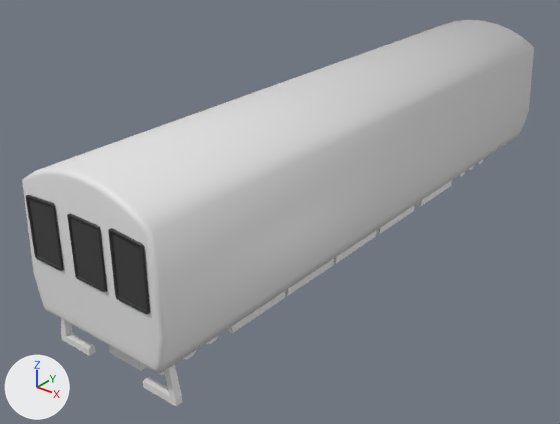
The FBX model SourceAssets/Environments/Subway/Train/RedLineTrain_1.fbx, before and after one commit.
Before and after are seen from a camera (50 mm lens) standing at (11.38, -16.5, 10.6) and looking at (-0.8, -1.28, 1.16). The axes (+X, +Y, +Z) are drawn at lower left. The lights are the same throughout. The older version comes first.
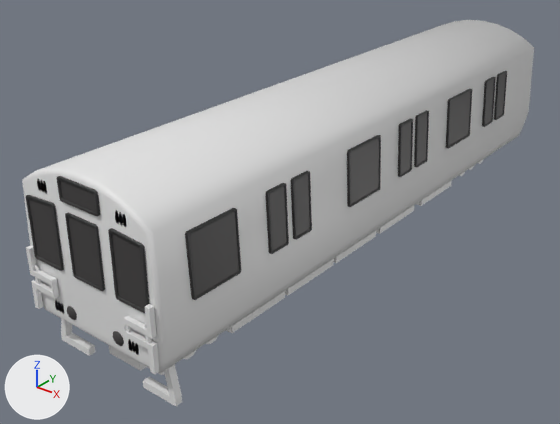
Boxes [x1, y1, x2, y2] around the edits, measured in the pictures (560 x 424 px):
part 1 of me_circle, added: after [185, 208, 241, 300]
part 2 of me_circle, added: after [265, 183, 289, 254]
part 3 of me_circle, added: after [291, 171, 312, 240]
part 4 of me_circle, added: after [398, 118, 413, 177]
part 5 of me_circle, added: after [414, 110, 429, 167]
part 6 of me_circle, added: after [482, 77, 496, 127]
part 7 of me_circle, added: after [494, 71, 507, 120]
part 8 of me_circle, built on: before [67, 213, 107, 292]; after [26, 176, 159, 374]
part 9 of me_circle, added: after [347, 135, 381, 207]
part 10 of me_circle, added: after [446, 89, 472, 149]

The edits, one by one:
me_circle is used by ob_circle; location (0.0, 0.0, 0.0).
me_circle had 1250 vertices, 767 faces and spanned x -2.1..2.1, y -8.4..8.8, z 0.0..4.9.
me_circle now has 9324 vertices, 8769 faces and spans x -2.1..2.1, y -8.5..8.8, z 0.0..4.9.
me_circle part 1: the loose piece of 88 vertices spanning x -0.4..0.5, y -8.4, z 2.5..4.0 is copied, and the copy is multiplied about its middle by the matrix ((0.0, -0.998, -0.056), (1.529, 0.0, 0.0), (0.0, -0.056, 0.998)), then moved by (2.0, 1.5, 0.0); it spans x 2.0..2.1, y -7.6..-6.2, z 2.5..4.0.
me_circle part 2: the loose piece of 88 vertices spanning x 0.8..1.8, y -8.4, z 2.5..4.0 is copied, and the copy is multiplied about its middle by the matrix ((-0.002, -0.998, -0.055), (-0.654, 0.0, 0.0), (0.033, -0.056, 0.974)), then moved by (0.7, 3.5, 0.0); it spans x 2.0..2.1, y -5.2..-4.6, z 2.5..4.0.
me_circle part 3: the loose piece of 88 vertices spanning x 0.8..1.8, y -8.4, z 2.5..4.0 is copied, and the copy is multiplied about its middle by the matrix ((-0.002, -0.998, -0.055), (-0.654, 0.0, 0.0), (0.033, -0.056, 0.974)), then moved by (0.7, 4.4, 0.0); it spans x 2.0..2.1, y -4.4..-3.7, z 2.5..4.0.
me_circle part 4: the loose piece of 88 vertices spanning x 0.8..1.8, y -8.4, z 2.5..4.0 is copied, and the copy is multiplied about its middle by the matrix ((-0.002, -0.998, -0.055), (-0.654, 0.0, 0.0), (0.033, -0.056, 0.974)), then moved by (0.7, 8.9, 0.0); it spans x 2.0..2.1, y 0.1..0.8, z 2.5..4.0.
me_circle part 5: the loose piece of 88 vertices spanning x 0.8..1.8, y -8.4, z 2.5..4.0 is copied, and the copy is multiplied about its middle by the matrix ((-0.002, -0.998, -0.055), (-0.654, 0.0, 0.0), (0.033, -0.056, 0.974)), then moved by (0.7, 9.7, 0.0); it spans x 2.0..2.1, y 1.0..1.6, z 2.5..4.0.
me_circle part 6: the loose piece of 88 vertices spanning x 0.8..1.8, y -8.4, z 2.5..4.0 is copied, and the copy is multiplied about its middle by the matrix ((-0.002, -0.998, -0.055), (-0.654, 0.0, 0.0), (0.033, -0.056, 0.974)), then moved by (0.7, 13.9, 0.0); it spans x 2.0..2.1, y 5.1..5.8, z 2.5..4.0.
me_circle part 7: the loose piece of 88 vertices spanning x 0.8..1.8, y -8.4, z 2.5..4.0 is copied, and the copy is multiplied about its middle by the matrix ((-0.002, -0.998, -0.055), (-0.654, 0.0, 0.0), (0.033, -0.056, 0.974)), then moved by (0.7, 14.7, 0.0); it spans x 2.0..2.1, y 6.0..6.6, z 2.5..4.0.
me_circle part 8: 15 vertices moved within x -0.4..0.5, y -8.4, z 2.5..4.0; 56 vertices removed from x -0.3..0.5, y -8.4, z 2.5..4.0; 7338 vertices added at x -1.9..1.9, y -8.5..-8.2, z 1.2..4.7.
me_circle part 9: 88 vertices added at x 2.0..2.1, y -2.2..-0.8, z 2.5..4.0.
me_circle part 10: 88 vertices added at x 2.0..2.1, y 2.8..4.2, z 2.5..4.0.
